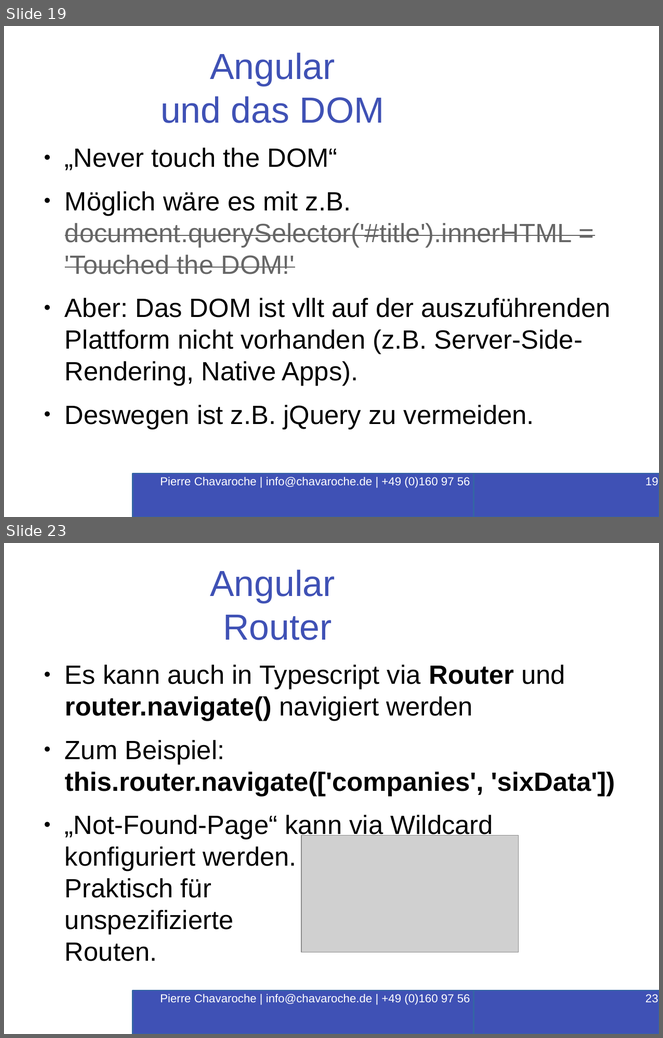
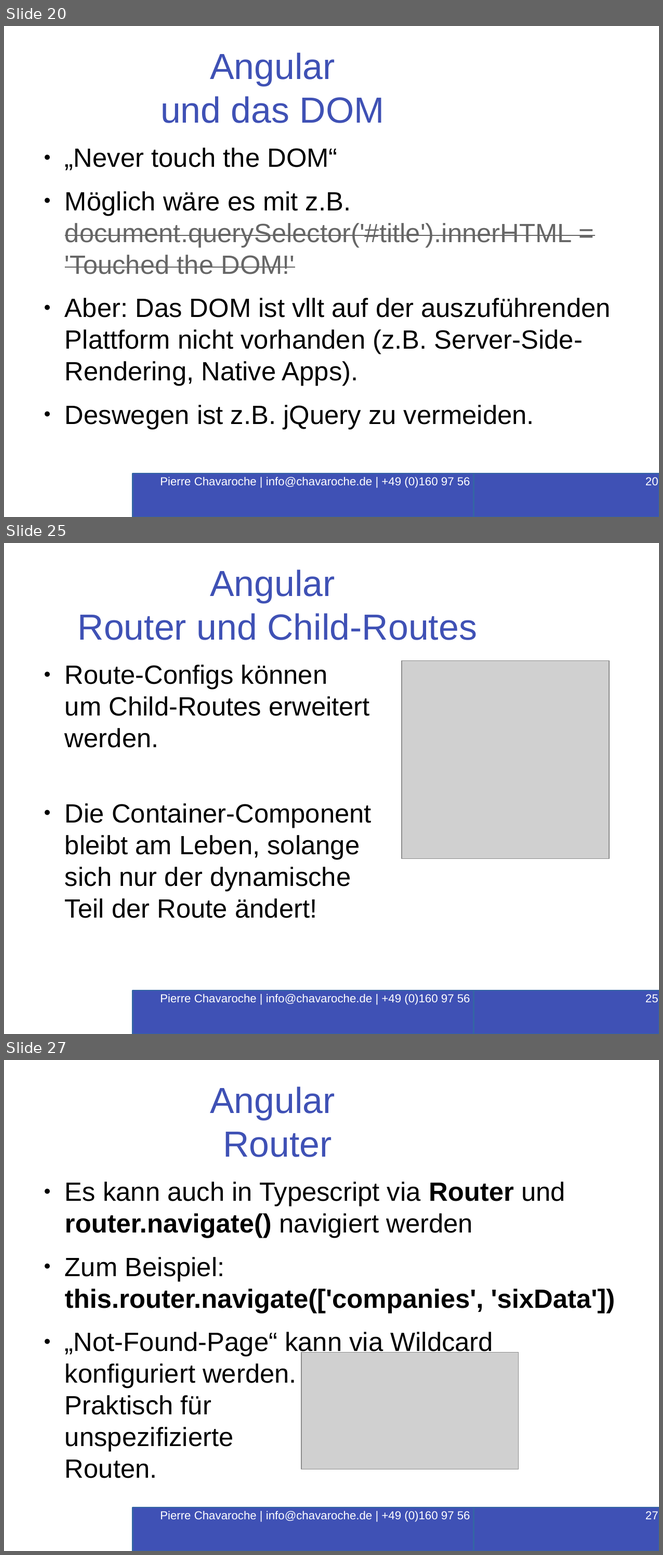
Before and after one commit to PierreChavaroche/workshop-presentation, a slide deck: Angular-RxJS.odp. Shown one above the other, each under a label of ours: slides 19 and 23 before the commit, slides 20, 25 and 27 after it; the slides between them are not shown. The pictures are 663x1038 and 663x1555 pixels, drawn with LibreOffice and Linux fonts; fonts in the diff are those of the drawing; grey boxes stand for pictures; background and template pictures are left out. Boxes give left, top, right and bottom in pixels: in the first picture for what was removed or moved away, otherwise in the second. Text is boxed around its words. In the diff, an @@ line names an element or a change of style, - is before the commit and + after.

```diff
--- a/Angular-RxJS.odp
+++ b/Angular-RxJS.odp
@@ slide 25 added at bbox=[4, 543, 659, 1034], background #FFFFFF @@
@@ title added at bbox=[78, 570, 477, 640], 44 pt, text #3F51B5 @@
+Angular
+Router und Child-Routes
@@ text added at bbox=[65, 665, 372, 918], 32 pt, text #000000 @@
+● Route-Configs können
+  um Child-Routes erweitert
+  werden.
+● Die Container-Component
+  bleibt am Leben, solange
+  sich nur der dynamische
+  Teil der Route ändert!
@@ picture added at bbox=[402, 661, 609, 859] @@
@@ rectangle added at bbox=[133, 991, 531, 1034], fill #3F51B5, outline #3465A4 1.5 pt, 14 pt, text #FFFFFF @@
+Pierre Chavaroche | info@chavaroche.de | +49 (0)160 97 56 16 87
@@ page number added at bbox=[474, 991, 659, 1034], fill #3F51B5, outline #3465A4 1.5 pt, 14 pt, text #FFFFFF @@
+25
@@ what was slide 19 is now slide 20 @@
@@ page number at bbox=[646, 477, 659, 486]: text changed @@
-19
+20
@@ what was slide 23 is now slide 27 @@
@@ page number at bbox=[646, 1511, 659, 1520]: text changed @@
-23
+27
```
Also in this commit, not shown: 5 slides changed, 3 other slides added, 4 other files.
